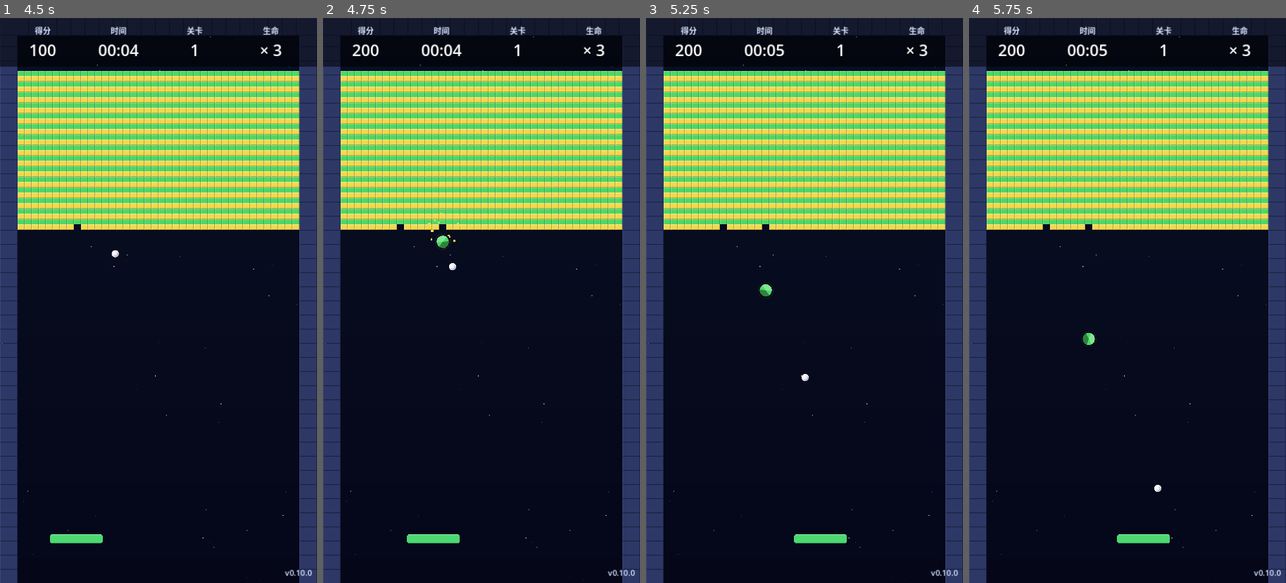
Above: before the commit, frames 1-4 (left to right).
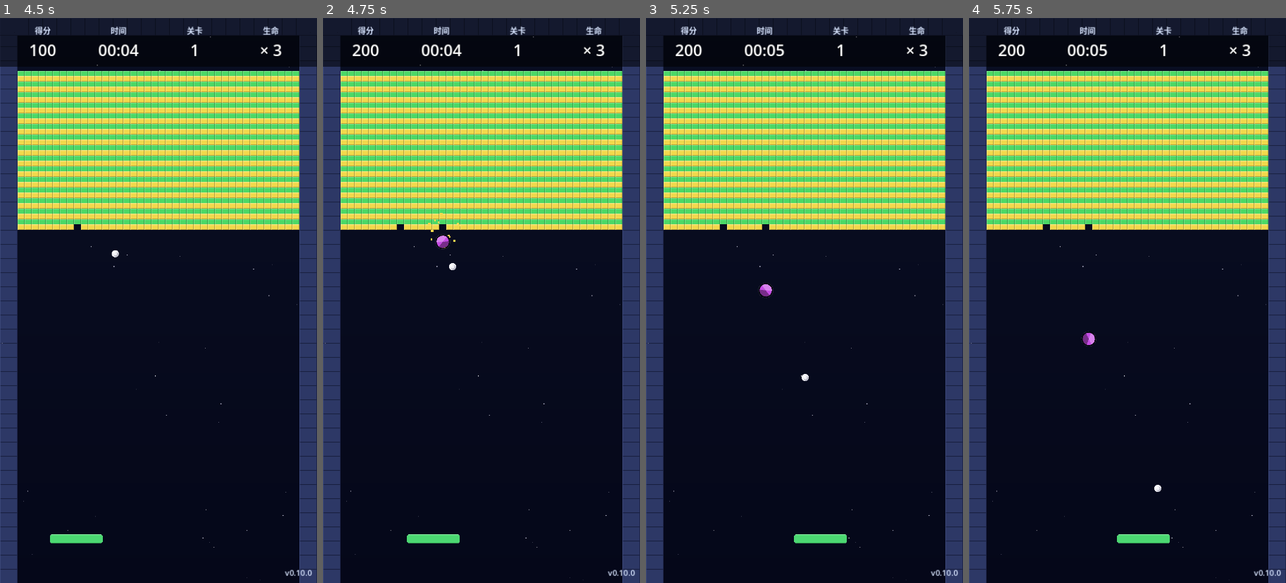
Above: after the commit, the same moments.

Repository: guangningsun/games
Game: Godot game, scene res://scenes/main.tscn
Two runs of this game, one before a commit and one after it. Both use one fixed random seed, a clock stepped at 60 frames per second and the inputs below.
Inputs (mouse positions are in pixels of both pictures, inside the frame that each line leads up to):
- Up to frame 1 (4.5 s): tap Enter at 0.5 s; move the mouse to (228, 272) at 0.52 s; hold Right (paddle_right) 0.53-1.25 s; hold Space (launch_ball) 0.53-1.25 s; click (228, 272) at 0.67 s; drag from (95, 328) to (142, 413) at 1.27 s; move the mouse to (190, 176) at 2.02 s; hold Right (paddle_right) 2.03-2.75 s; hold Space (launch_ball) 2.03-2.75 s; drag from (142, 413) to (63, 215) at 2.77 s; move the mouse to (253, 385) at 3.52 s; hold Left (paddle_left) 3.53-4.25 s; hold Space (launch_ball) 3.53-4.25 s; drag from (63, 215) to (110, 159) at 4.27 s
- Up to frame 2 (4.75 s): no input
- Up to frame 3 (5.25 s): move the mouse to (820, 300) at 5.02 s; hold Left (paddle_left) from 5.03 s (still down); hold Space (launch_ball) from 5.03 s (still down); click (820, 300) at 5.17 s
- Up to frame 4 (5.75 s): keep holding Left (paddle_left); keep holding Space (launch_ball)

Frame 1 is identical in both runs. In frame 2, less than 0.1% of the frame differs, in the area x 35-40%, y 38-41%; in frame 3, less than 0.1%; in frame 4, less than 0.1%.

Commit message:
feat(M10): 3 种 PowerUp 按类型分色
之前 M8 把所有 PowerUp 都改成绿色（M8 简化版），现在恢复按类型区分：
- EXTEND_PADDLE 青色 (0.20, 0.85, 0.95) - 强化类
- MULTI_BALL    橙色 (0.98, 0.65, 0.20) - 加成类
- DOUBLE_BALLS  紫色 (0.78, 0.30, 0.90) - 翻倍类

符号保留 <> / +2 / x2

Diff:
--- a/scripts/entities/power_up.gd
+++ b/scripts/entities/power_up.gd
@@ -6,10 +6,10 @@
 ## 接到（Paddle 碰撞）：触发效果
 ## 没接到（掉出底部）：自动销毁
 ##
-## 类型（3 种，全部绿色 M8 重构）：
-##   0 EXTEND_PADDLE:  挡板永久 +30px（上限屏幕 1/2 = 360px）
-##   1 MULTI_BALL:     +2 个新球（从 paddle 出发，散开方向）
-##   2 DOUBLE_BALLS:   当前所有活球各克隆 1 份（×2，上限 MAX_BALLS=50）
+## 类型（3 种，M10 按类型分色便于区分）：
+##   0 EXTEND_PADDLE:  挡板永久 +30px（上限屏幕 1/2 = 360px）── 青色
+##   1 MULTI_BALL:     +2 个新球（从 paddle 出发，散开方向）    ── 橙色
+##   2 DOUBLE_BALLS:   当前所有活球各克隆 1 份（×2，上限 MAX_BALLS=50）── 紫色
 
 signal collected(powerup_type: int)
 
@@ -17,8 +17,12 @@
 const TYPE_MULTI_BALL := 1
 const TYPE_DOUBLE_BALLS := 2
 
-# 统一绿色（用户要求"只需要绿色"）
-const POWERUP_COLOR := Color(0.30, 0.85, 0.40)
+# M10: 3 种 PowerUp 各自颜色（之前 M8 全部统一绿色）
+const POWERUP_COLORS := {
+	TYPE_EXTEND_PADDLE: Color(0.20, 0.85, 0.95),  ## 青色 —— 强化类
+	TYPE_MULTI_BALL: Color(0.98, 0.65, 0.20),     ## 橙色 —— 加成类
+	TYPE_DOUBLE_BALLS: Color(0.78, 0.30, 0.90),   ## 紫色 —— 翻倍类
+}
 
 const FALL_SPEED: float = 220.0
 const OFFSCREEN_Y: float = 1320.0  ## 超过这个 y 自动销毁
@@ -34,14 +38,15 @@
 
 
 func _ready() -> void:
-	# 道具颜色 + 符号（全部绿色）
+	# M10: 按类型选颜色 + 符号
+	var color: Color = POWERUP_COLORS.get(powerup_type, Color.GREEN)
 	match powerup_type:
 		TYPE_EXTEND_PADDLE:
-			_sprite.texture = PixelArt.create_powerup_texture(POWERUP_COLOR, "<>")
+			_sprite.texture = PixelArt.create_powerup_texture(color, "<>")
 		TYPE_MULTI_BALL:
-			_sprite.texture = PixelArt.create_powerup_texture(POWERUP_COLOR, "+2")
+			_sprite.texture = PixelArt.create_powerup_texture(color, "+2")
 		TYPE_DOUBLE_BALLS:
-			_sprite.texture = PixelArt.create_powerup_texture(POWERUP_COLOR, "x2")
+			_sprite.texture = PixelArt.create_powerup_texture(color, "x2")
 
 	# 兜底超时
 	var t: SceneTreeTimer = get_tree().create_timer(SELF_DESTRUCT_TIME)
